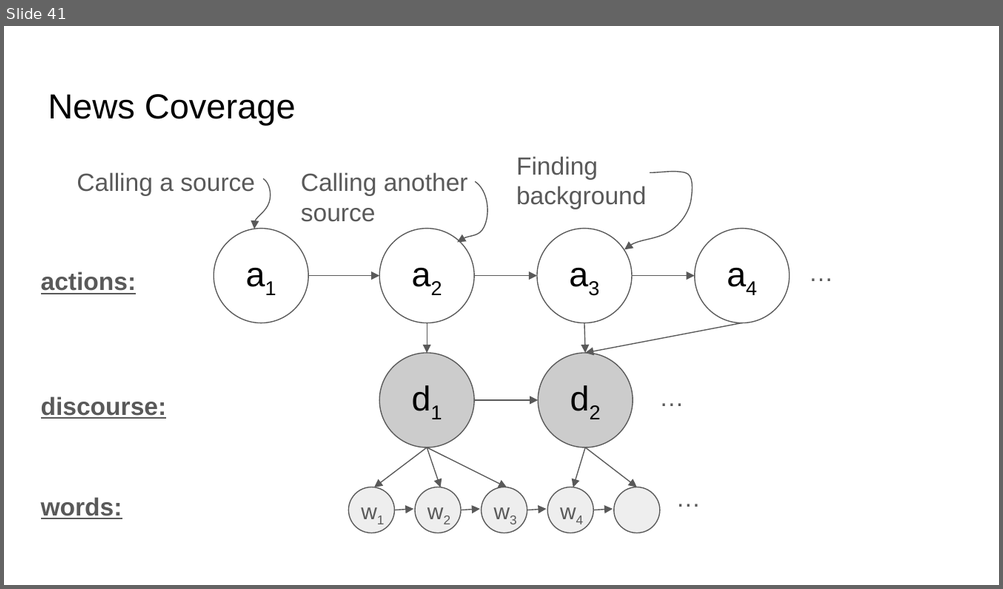
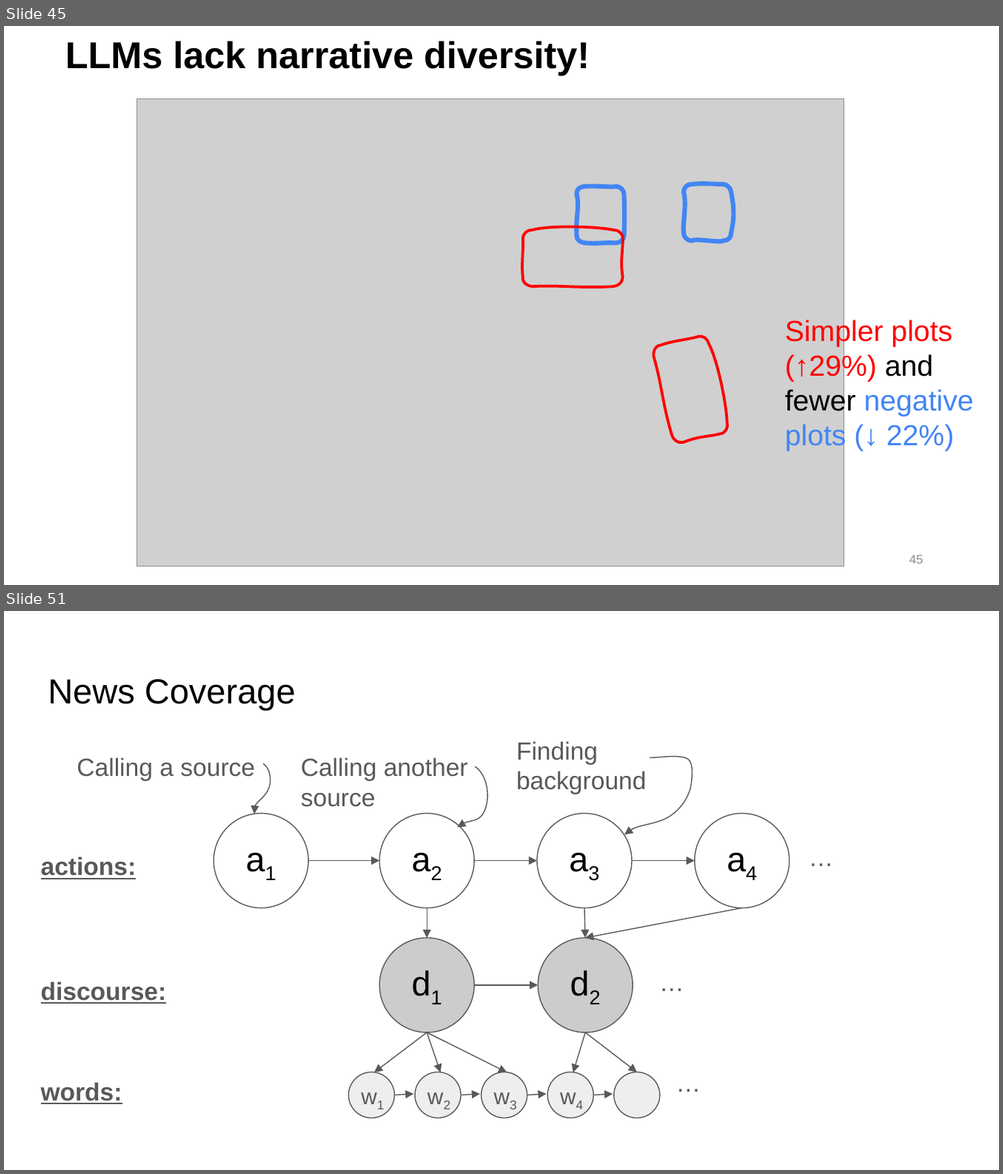
Before and after one commit to jonmay/USC-CS662, a slide deck: assets/files/discourse.pptx. Shown one above the other, each under a label of ours: slide 41 before the commit, slides 45 and 51 after it; the slides between them are not shown. The pictures are 1003x589 and 1003x1174 pixels, drawn with LibreOffice and Linux fonts; fonts in the diff are those of the drawing; grey boxes stand for pictures; background and template pictures are left out. Boxes give left, top, right and bottom in pixels: in the first picture for what was removed or moved away, otherwise in the second. Text is boxed around its words. In the diff, an @@ line names an element or a change of style, - is before the commit and + after.

```diff
--- a/assets/files/discourse.pptx
+++ b/assets/files/discourse.pptx
@@ slide 45 added at box(4, 26, 999, 585), background #FFFFFF @@
@@ title added at box(65, 41, 589, 76), 27 pt, text #000000, bold @@
+LLMs lack narrative diversity!
@@ picture added at box(136, 99, 843, 566) @@
@@ freeform shape added at box(577, 186, 625, 243), outline #4285F4 3.25 pt @@
@@ freeform shape added at box(683, 184, 731, 241), outline #4285F4 3.25 pt @@
@@ freeform shape added at box(523, 230, 623, 286), outline #FF0000 2 pt @@
@@ freeform shape added at box(652, 335, 729, 444), outline #FF0000 2 pt @@
@@ text added at box(785, 318, 973, 452), 21 pt, text #4285F4 @@
+Simpler plots (↑29%) and fewer negative plots (↓ 22%)
@@ page number added at box(909, 555, 923, 564), 9 pt, text #8C8C8C @@
+45
@@ what was slide 41 is now slide 51 @@
```
Also in this commit, not shown: 29 slides changed, 10 other slides added, 1 slide removed.
